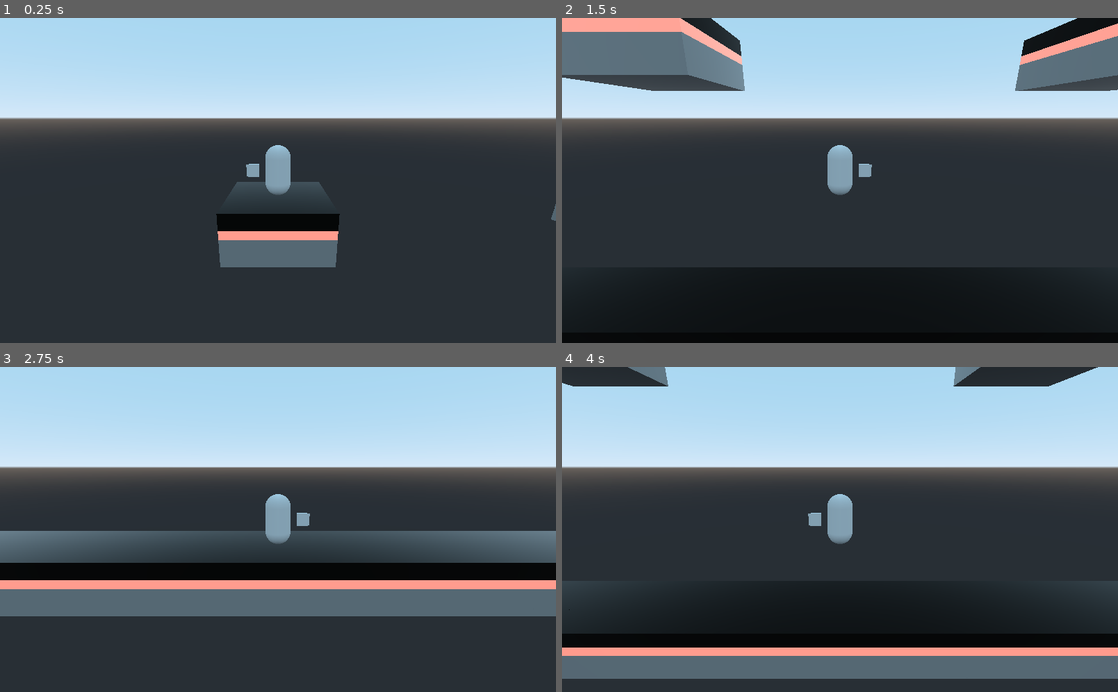
Above: before the commit, frames 1-4 (two rows, left to right).
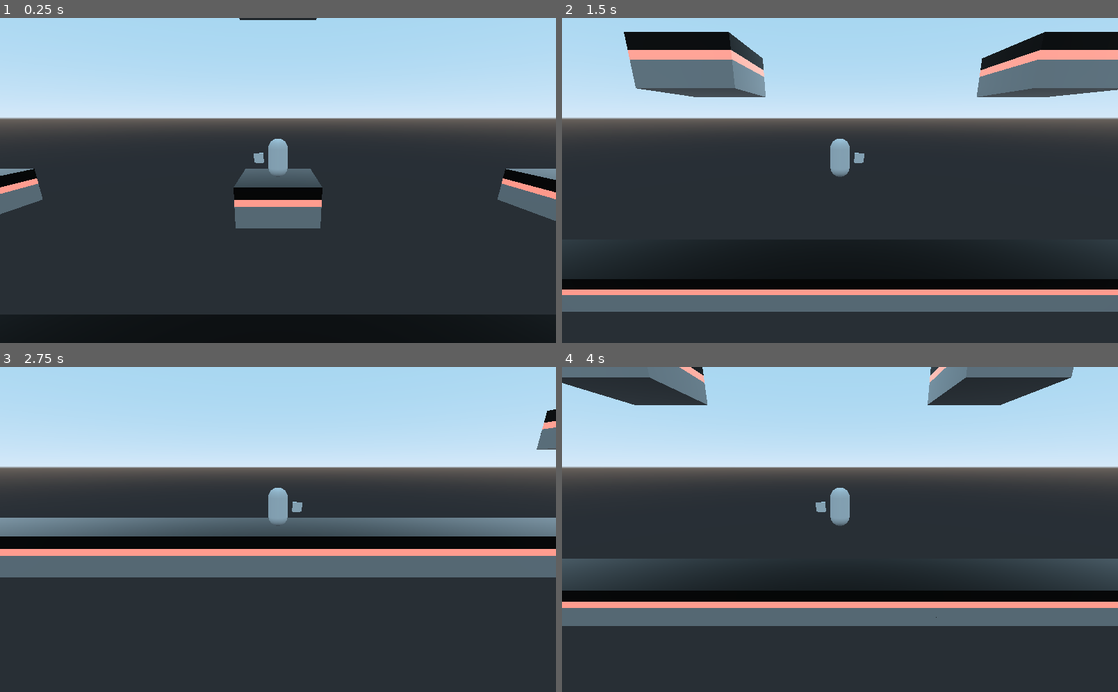
Above: after the commit, the same moments.

Repository: matgib38/Devoid
Game: Godot game, scene res://Entities/Test Level.tscn
The game is run twice, just before and just after one commit, with the same random seed, the same clock (stepped at 60 frames per second) and the same inputs.
Inputs:
- Up to frame 1 (0.25 s): no input
- Up to frame 2 (1.5 s): tap Enter at 0.5 s; hold Right (ui_right) 0.53-1.28 s; hold Down (ui_down) from 1.28 s (still down)
- Up to frame 3 (2.75 s): tap Space at 2 s; release Down (ui_down) at 2.03 s; hold Right (ui_right) from 2.03 s (still down)
- Up to frame 4 (4 s): release Right (ui_right) at 2.78 s; hold Up (ui_up) 2.78-3.53 s; hold Left (ui_left) from 3.53 s (still down)

The runs differ from the first frame. In frame 1, 16% of the frame differs, in the area x 0-100%, y 0-100%; in frame 2, 28%; in frame 3, 29%; in frame 4, 31%, in the area x 0-100%, y 0-96%.
Error before the commit: Invalid set index 'z' (on base: 'Vector3') with value of type 'bool'. (res://Entities/Movement.gd:78)

Commit message:
fixed dash code, need to make movement smoother

Diff:
--- a/Dash.gd
+++ b/Dash.gd
@@ -4,4 +4,4 @@
 
 func _on_Area_body_entered(body):
 	if body.name == "Player":
-		dash_check.dash = true
+		dash_check.can_dash = true
--- a/Entities/Dash.tscn
+++ b/Entities/Dash.tscn
@@ -7,7 +7,7 @@
 [sub_resource type="BoxShape" id=2]
 
 [node name="Dash" type="Spatial"]
-transform = Transform( 0.1, 0, 0, 0, 0.1, 0, 0, 0, 0.1, 0, 0, 0 )
+transform = Transform( 0.15, 0, 0, 0, 0.154, 0, 0, 0, 0.15, 0, 0, 0 )
 script = ExtResource( 1 )
 
 [node name="MeshInstance" type="MeshInstance" parent="."]
@@ -18,3 +18,5 @@
 
 [node name="CollisionShape" type="CollisionShape" parent="Area"]
 shape = SubResource( 2 )
+
+[connection signal="body_entered" from="Area" to="." method="_on_Area_body_entered"]
--- a/Entities/Movement.gd
+++ b/Entities/Movement.gd
@@ -72,17 +72,21 @@
 		can_double_jump = true
 		$WallJumpTimer.start()
 
+
+
+	if Input.is_action_just_pressed("ui_down") and can_dash == true:
+		move_vector.z  += 500
+		print("dah")
+		can_dash = false
+		$DashTimer.start()
+
 	move_vector = move_and_slide(move_vector, Vector3.UP)
-
-	if Input.is_action_just_pressed("ui_down"): #need to replace with proper control
-		move_vector.z = dash
-		can_dash = false
-
-		print("help")
-
 
 func _on_WallJumpTimer_timeout():
 	can_wall_jump = true
 
 func _on_DoubleJumpTimer_timeout():
 	can_double_jump = true
+
+func _on_Timer_timeout():
+	can_dash = true
--- a/Entities/Player.tscn
+++ b/Entities/Player.tscn
@@ -39,5 +39,10 @@
 wait_time = 1.5
 one_shot = true
 
+[node name="DashTimer" type="Timer" parent="."]
+wait_time = 1.5
+one_shot = true
+
 [connection signal="timeout" from="WallJumpTimer" to="." method="_on_WallJumpTimer_timeout"]
 [connection signal="timeout" from="DoubleJumpTimer" to="." method="_on_DoubleJumpTimer_timeout"]
+[connection signal="timeout" from="DashTimer" to="." method="_on_Timer_timeout"]
--- a/Entities/Test Level.tscn
+++ b/Entities/Test Level.tscn
@@ -1,12 +1,14 @@
-[gd_scene load_steps=8 format=2]
+[gd_scene load_steps=10 format=2]
 
 [ext_resource path="res://Entities/Player.tscn" type="PackedScene" id=1]
 [ext_resource path="res://Player/Camera.gd" type="Script" id=2]
 [ext_resource path="res://Player/CameraStopper.tscn" type="PackedScene" id=3]
 [ext_resource path="res://Platforms/long_red_platform.tscn" type="PackedScene" id=4]
 [ext_resource path="res://Entities/WallJump.tscn" type="PackedScene" id=5]
+[ext_resource path="res://Platforms/spike_floor_short.tscn" type="PackedScene" id=6]
 [ext_resource path="res://Entities/DoubleJump.tscn" type="PackedScene" id=7]
 [ext_resource path="res://Platforms/red_platform.tscn" type="PackedScene" id=8]
+[ext_resource path="res://Entities/Dash.tscn" type="PackedScene" id=9]
 
 [node name="Test Level" type="Spatial"]
 
@@ -14,7 +16,7 @@
 transform = Transform( 1, 0, 1.74846e-07, 0, 1, 0, -1.74846e-07, 0, 1, 0, 11, -13 )
 
 [node name="Camera" type="Camera" parent="."]
-transform = Transform( -4.2222e-08, 0.258819, -0.965926, 1.13133e-08, 0.965926, 0.258819, 1, 4.61853e-14, -4.37114e-08, -9, 4, 0 )
+transform = Transform( -4.2222e-08, 0.258819, -0.965926, 1.13133e-08, 0.965926, 0.258819, 1, 4.61853e-14, -4.37114e-08, -12, 4, 0 )
 script = ExtResource( 2 )
 
 [node name="WallJump" parent="." instance=ExtResource( 5 )]
@@ -73,3 +75,9 @@
 
 [node name="long_red_platform2" parent="." instance=ExtResource( 4 )]
 transform = Transform( 1, 0, 0, 0, 1, 0, 0, 0, 1, 0, -2, 19 )
+
+[node name="spike_floor_short" parent="." instance=ExtResource( 6 )]
+transform = Transform( 1.31134e-07, 0, -1, 0, 1, 0, 1, 0, 1.31134e-07, 0, -2, 35 )
+
+[node name="Dash" parent="." instance=ExtResource( 9 )]
+transform = Transform( 0.3, 0, 0, 0, 0.308, 0, 0, 0, 0.3, 0, 13, 3 )
--- a/Platforms/spike_floor_short.gd
+++ b/Platforms/spike_floor_short.gd
@@ -3,6 +3,3 @@
 func _on_Area_body_entered(body):
 	if body.name == "Player":
 		get_tree().reload_current_scene()
-	else:
-		queue_free()
-		pass
--- a/Platforms/spike_floor_short.tscn
+++ b/Platforms/spike_floor_short.tscn
@@ -1,14 +1,11 @@
-[gd_scene load_steps=6 format=2]
+[gd_scene load_steps=5 format=2]
 
 [ext_resource path="res://Platforms/spikes.glb" type="PackedScene" id=1]
 [ext_resource path="res://Platforms/red_platform.tscn" type="PackedScene" id=2]
 [ext_resource path="res://Platforms/spike_floor_short.gd" type="Script" id=3]
 
 [sub_resource type="BoxShape" id=1]
-extents = Vector3( 1.28563, 1, 1.27432 )
-
-[sub_resource type="BoxShape" id=2]
-extents = Vector3( 2, 0.0193871, 2 )
+extents = Vector3( 2, 1, 2 )
 
 [node name="spike_floor_short" type="Spatial"]
 transform = Transform( 1.31134e-07, 0, -1, 0, 1, 0, 1, 0, 1.31134e-07, 0, 0, 0 )
@@ -17,12 +14,12 @@
 [node name="StaticBody" type="StaticBody" parent="."]
 transform = Transform( 1.55925, 0, 0, 0, 1, 0, 0, 0, 1.5675, 0, 0, 0 )
 
-[node name="CollisionShape" type="CollisionShape" parent="StaticBody"]
-transform = Transform( 1, 0, 0, 0, 1, 0, 0, 0, 1, 0, 1, 0 )
-shape = SubResource( 1 )
-
 [node name="spikes" parent="StaticBody" instance=ExtResource( 1 )]
 transform = Transform( 1.025, 0, -3.47444e-09, 0, 1, 0, 3.5613e-09, 0, 1, 0, 0, 0 )
+
+[node name="CollisionShape2" type="CollisionShape" parent="StaticBody"]
+transform = Transform( 0.641334, 0, -2.13163e-14, 0, 1, 0, -1.42109e-14, 0, 0.637959, 0, -1, 0 )
+shape = SubResource( 1 )
 
 [node name="red_platform" parent="." instance=ExtResource( 2 )]
 transform = Transform( 2, 0, 0, 0, 1, 0, 0, 0, 1, 0, -2, 0 )
@@ -31,6 +28,7 @@
 transform = Transform( 1, 0, 0, 0, 1, 0, 0, 0, 1, 0, 2, 0 )
 
 [node name="CollisionShape" type="CollisionShape" parent="Area"]
-shape = SubResource( 2 )
+transform = Transform( 1, 0, 0, 0, 1, 0, 0, 0, 1, 0, -1, 0 )
+shape = SubResource( 1 )
 
 [connection signal="body_entered" from="Area" to="." method="_on_Area_body_entered"]
